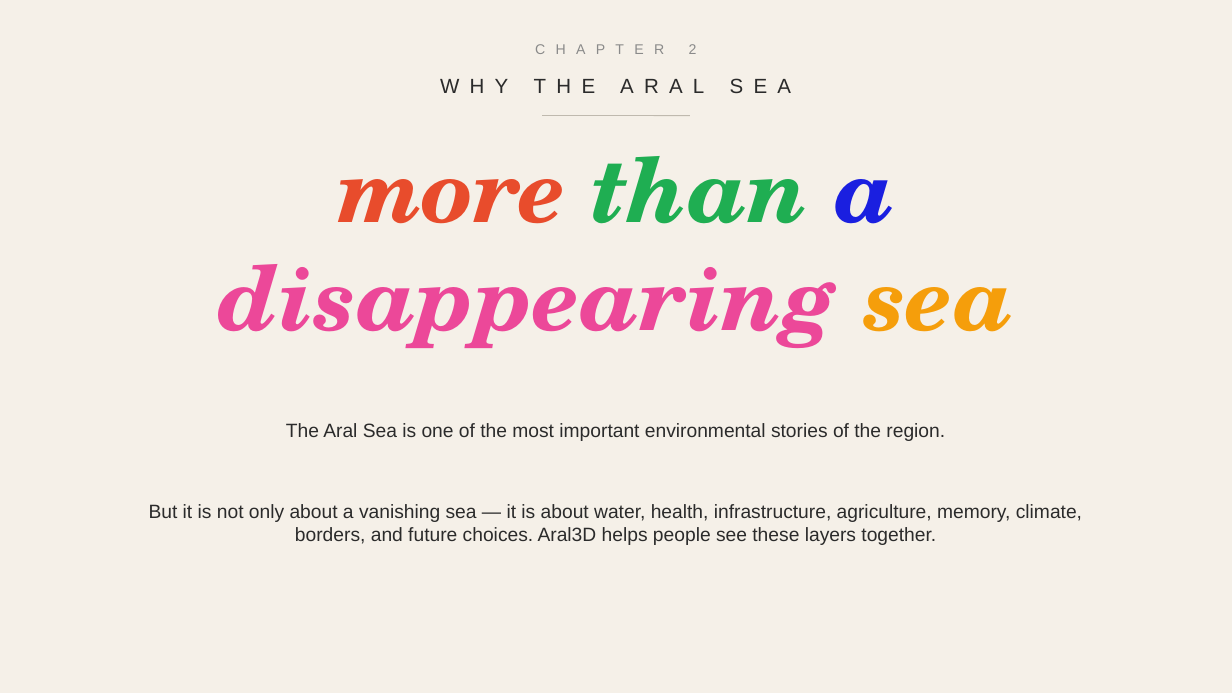
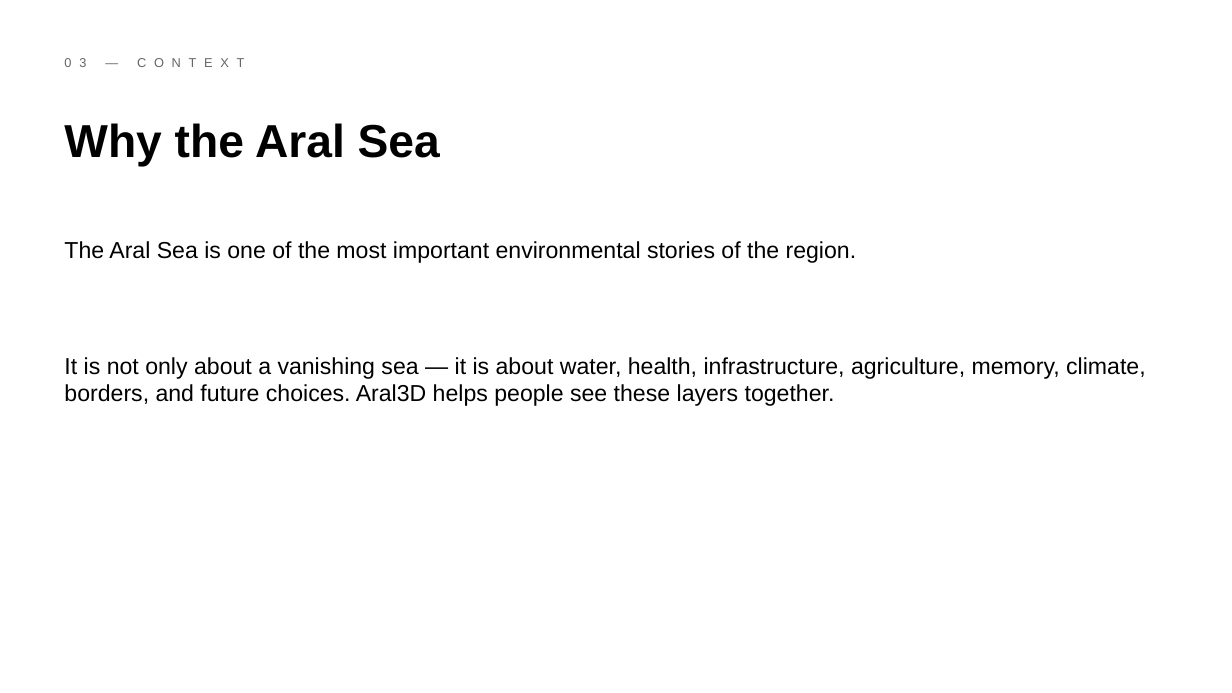
Before and after one commit to timateus/aral3d, a slide deck: slide 3 of public/aral3d-presentation.pptx. Drawn at 1232x693 pixels with LibreOffice and Linux fonts; fonts in the diff are those of the drawing. Boxes give left, top, right and bottom in pixels: in the first picture for what was removed or moved away, otherwise in the second. Text is boxed around its words. In the diff, an @@ line names an element or a change of style, - is before the commit and + after.

```diff
--- a/public/aral3d-presentation.pptx
+++ b/public/aral3d-presentation.pptx
@@ background #F5F0E8 to #FFFFFF @@
@@ text at (689, 44, 697, 54): text changed; size 11 to 10 pt; text colour #8A8A8A to #666666 @@
-CHAPTER 2
+03 — CONTEXT
@@ line removed from (543, 116) to (690, 116) @@
@@ text at (64, 123, 440, 166): text changed; size 16 to 36 pt; text colour #2B2B2B to #000000; bold on @@
-WHY THE ARAL SEA
+Why the Aral Sea
@@ text removed at (219, 156, 1013, 348) @@
-more than a disappearing sea
@@ text "The Aral Sea is one ...": place and size @@
-text "The Aral Sea is one ..." at (286, 423, 945, 441)
+text "The Aral Sea is one ..." at (64, 241, 857, 263)
@@ text "The Aral Sea is one ..." at (64, 241, 857, 263): size 15 to 18 pt, text colour #2B2B2B to #000000; alignment centre to left @@
@@ text at (64, 357, 1146, 406): text changed; size 15 to 18 pt; text colour #2B2B2B to #000000 @@
-But it is not only about a vanishing sea — it is about water, health, infrastructure, agriculture, memory, climate, borders, and future choices. Aral3D helps people see these layers together.
+It is not only about a vanishing sea — it is about water, health, infrastructure, agriculture, memory, climate, borders, and future choices. Aral3D helps people see these layers together.
```
Also in this commit, not shown: 16 other slides changed, 18 other files.
